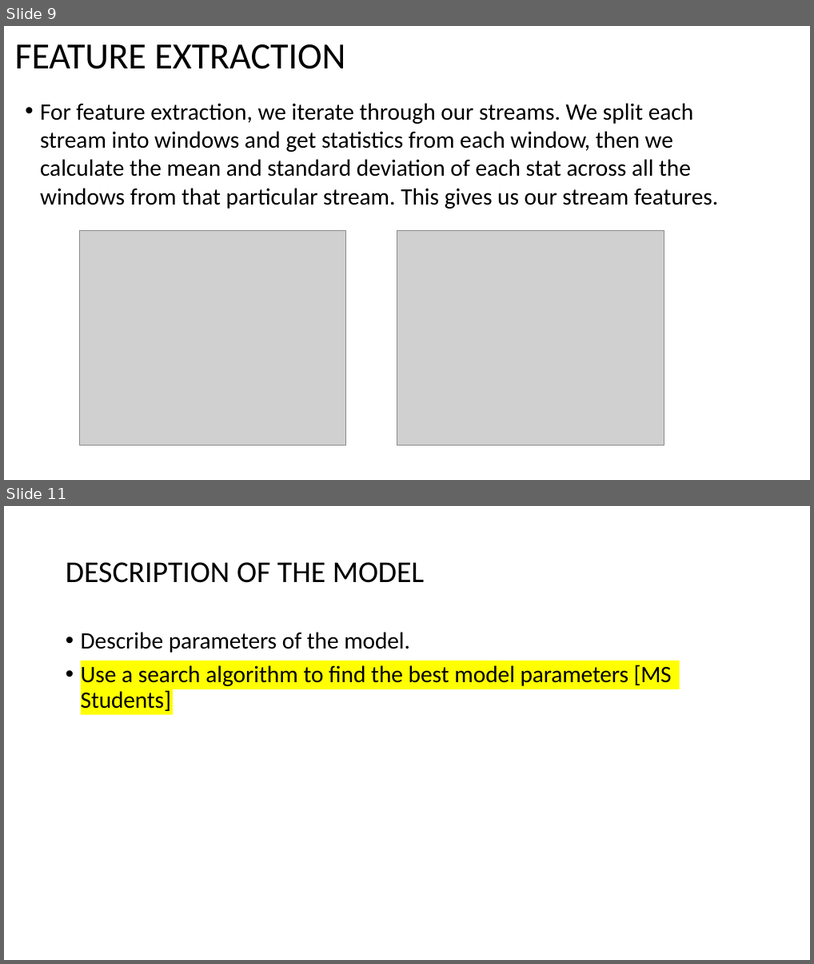
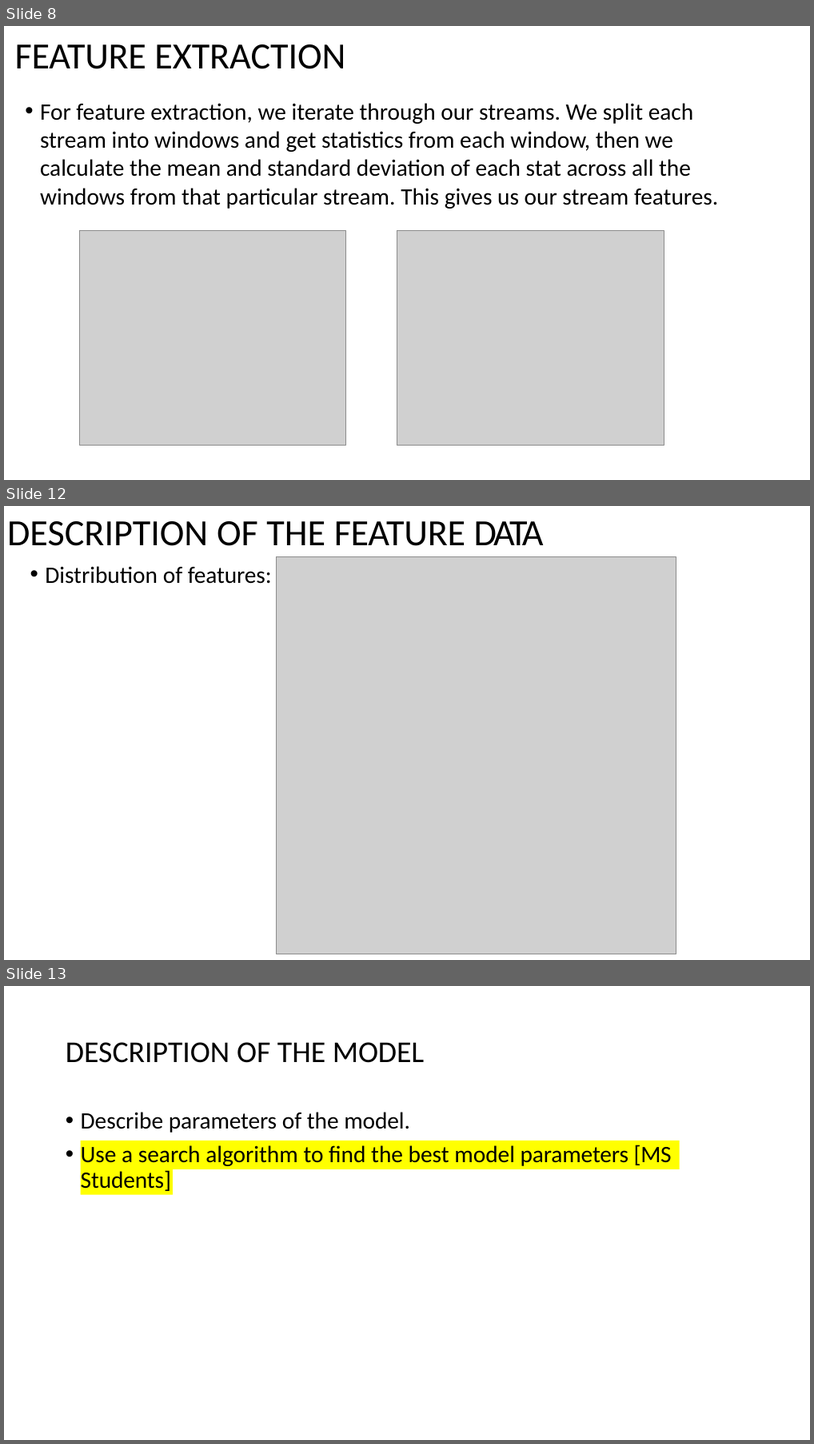
Before and after one commit to brooksschafer/cmpsML_SpaceSomethingorOther, a slide deck: DOC/FinalProject470_SpaceSomethingOrOther.pptx. Shown one above the other, each under a label of ours: slides 9 and 11 before the commit, slides 8, 12 and 13 after it; the slides between them are not shown. The pictures are 814x964 and 814x1444 pixels, drawn with LibreOffice and Linux fonts; fonts in the diff are those of the drawing; grey boxes stand for pictures. Boxes give left, top, right and bottom in pixels: in the first picture for what was removed or moved away, otherwise in the second. Text is boxed around its words. In the diff, an @@ line names an element or a change of style, - is before the commit and + after.

```diff
--- a/DOC/FinalProject470_SpaceSomethingOrOther.pptx
+++ b/DOC/FinalProject470_SpaceSomethingOrOther.pptx
@@ slide 12 added at [4, 506, 810, 960], background #FFFFFF @@
@@ title added at [7, 521, 544, 546], 44 pt, text #000000 @@
+DESCRIPTION OF THE FEATURE DATA
@@ text added at [45, 566, 272, 584], 28 pt, text #000000 @@
+• Distribution of features:
@@ picture added at [277, 556, 677, 954] @@
@@ what was slide 9 is now slide 8 @@
@@ what was slide 11 is now slide 13 @@
```
Also in this commit, not shown: 4 slides changed, 1 other slide added, 1 other file.
